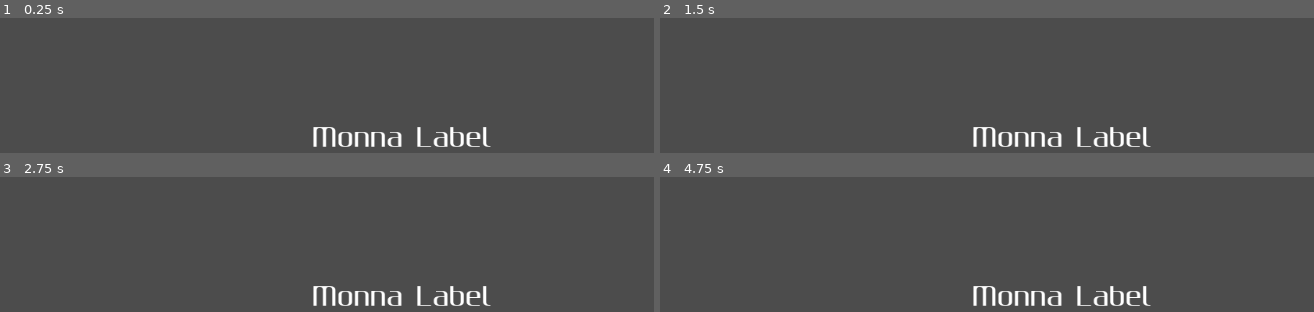
Above: before the commit, frames 1-4 (two rows, left to right).
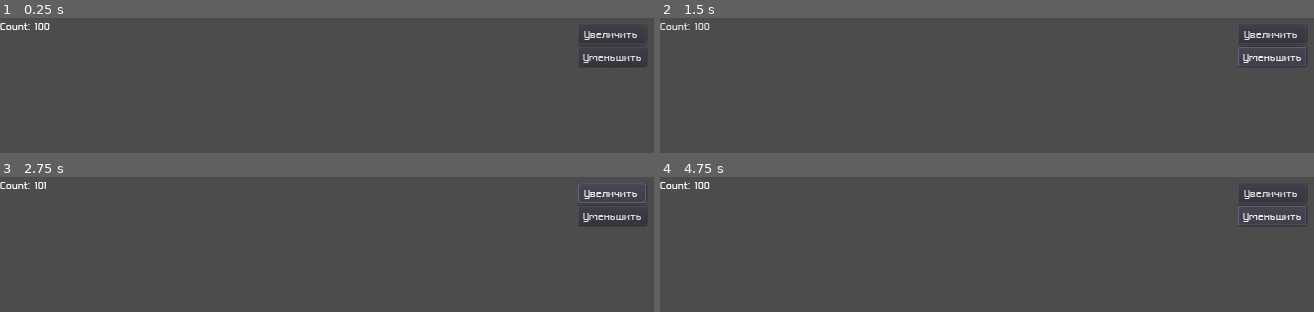
Above: after the commit, the same moments.

Repository: AldieNightStar/GDMonna
Game: Godot game, scene res://Scenes/Scene01.tscn
Same seed, same stepped clock (60 frames per second), same inputs: the game is played once before the commit and once after it. Before the commit the project starts from res://Scenes/DefScene.tscn.
Inputs (mouse positions are in pixels of both pictures, inside the frame that each line leads up to):
- Up to frame 1 (0.25 s): no input
- Up to frame 2 (1.5 s): click (1274, 34) at 0.5 s, where only the run after the commit has a clickable "Увеличить"; click (1274, 57) at 1.25 s, where only the run after the commit has a clickable "Уменьшить"
- Up to frame 3 (2.75 s): click (614, 193) at 2 s, where only the run after the commit has a clickable "Увеличить"
- Up to frame 4 (4.75 s): click (1274, 216) at 2.75 s, where only the run after the commit has a clickable "Уменьшить"; click (1274, 193) at 3.5 s, where only the run after the commit has a clickable "Увеличить"; click (1274, 216) at 4.25 s, where only the run after the commit has a clickable "Уменьшить"

The runs differ from the first frame. In frame 1, 2.4% of the frame differs, in the area x 0-99%, y 3-96%; in frame 2, 2.5%; in frame 3, 2.5%; in frame 4, 2.5%.

Commit message:
Scene improvement

Diff:
--- /dev/null
+++ b/Modes/DefScene.tscn
@@ -0,0 +1,77 @@
+[gd_scene load_steps=3 format=2]
+
+[ext_resource path="res://Objects/MLabel.tscn" type="PackedScene" id=1]
+
+[sub_resource type="GDScript" id=1]
+script/source = "extends Node2D
+
+onready var box = $container/box
+onready var label = $labelScroll/label
+var def_font_size = 12
+var def_font_name = \"Gputeks-Bold.ttf\"
+
+func print_text(text: String):
+	label.text += text + \"\\n\"
+
+func set_text(text: String):
+	label.set_font(def_font_name)
+	label.text = text
+
+func set_text_faded(text: String, speed: float = 2):
+	label.set_font(def_font_name)
+	label.set_text_faded(text, speed)
+
+func clear():
+	label.text = \"\"
+	var nodes = box.get_children()
+	for node in nodes:
+		node.queue_free()
+
+func set_font_size(fsize: int):
+	def_font_size = fsize
+	label.set_font_size(fsize)
+
+func set_font_name(fname: String):
+	def_font_name = fname
+	label.set_font(fname)
+
+func add_button(text, onclick_fn_name, onclick_object, onclick_params = []):
+	var button : Button = load(\"res://Objects/MButton.tscn\").instance()
+	button.text = text
+	button.set_font_size(def_font_size)
+	button.set_font(def_font_name)
+	button.set_onclick(onclick_fn_name, onclick_object, onclick_params)
+	box.add_child(button)
+"
+
+[node name="Scene" type="Node2D"]
+script = SubResource( 1 )
+
+[node name="container" type="ScrollContainer" parent="."]
+margin_left = 740.0
+margin_top = 8.0
+margin_right = 1017.0
+margin_bottom = 596.0
+follow_focus = true
+__meta__ = {
+"_edit_use_anchors_": false
+}
+
+[node name="box" type="VBoxContainer" parent="container"]
+alignment = 1
+
+[node name="labelScroll" type="ScrollContainer" parent="."]
+margin_right = 737.0
+margin_bottom = 581.0
+__meta__ = {
+"_edit_use_anchors_": false
+}
+
+[node name="label" parent="labelScroll" instance=ExtResource( 1 )]
+margin_right = 0.0
+margin_bottom = 26.0
+text = ""
+align = 1
+valign = 1
+autowrap = false
+font_size = 12
--- a/Objects/MLabel.tscn
+++ b/Objects/MLabel.tscn
@@ -25,6 +25,8 @@
 	self.get_font(\"font\").font_data = load(\"res://Fonts/\" + name)
 
 func set_text_faded(new_text: String, speed: float = 1):
+	if $fader.is_playing():
+		$fader.stop()
 	if speed < 0.1:
 		speed = 0.1
 	_faded_text = new_text
--- a/Scenes/DefScene.tscn
+++ /dev/null
@@ -1,49 +0,0 @@
-[gd_scene load_steps=3 format=2]
-
-[ext_resource path="res://Objects/MLabel.tscn" type="PackedScene" id=1]
-
-[sub_resource type="GDScript" id=1]
-script/source = "extends Node2D
-
-func print_text(text: String):
-	$label.text += text + \"\\n\"
-
-func set_text(text: String):
-	$label.text = text
-
-func set_text_faded(text: String, speed: float):
-	$label.set_text_faded(text, speed)
-
-func clear():
-	$label.text = \"\"
-	var nodes = $container.get_children()
-	for node in nodes:
-		node.queue_free()
-
-func add_button(text, onclick_fn_name, onclick_object, onclick_params = []):
-	var button : Button = load(\"res://Objects/MButton.tscn\").instance()
-	button.text = text
-	button.set_onclick(onclick_fn_name, onclick_object, onclick_params)
-	$container.add_child(button)
-"
-
-[node name="Scene" type="Node2D"]
-script = SubResource( 1 )
-
-[node name="container" type="VBoxContainer" parent="."]
-margin_left = 7.0
-margin_top = 271.0
-margin_right = 1023.0
-margin_bottom = 591.0
-__meta__ = {
-"_edit_use_anchors_": false
-}
-
-[node name="label" parent="." instance=ExtResource( 1 )]
-margin_left = 101.0
-margin_top = 43.0
-margin_right = 930.0
-margin_bottom = 259.0
-align = 1
-valign = 1
-font_size = 32
--- /dev/null
+++ b/Scenes/Scene01.tscn
@@ -0,0 +1,23 @@
+[gd_scene load_steps=3 format=2]
+
+[ext_resource path="res://Modes/DefScene.tscn" type="PackedScene" id=1]
+
+[sub_resource type="GDScript" id=1]
+script/source = "extends Node2D
+
+var counter = 100
+onready var sc = $Scene
+
+func _ready():
+	cnt_change(0)
+	sc.add_button(\"Увеличить\", \"cnt_change\", self, [1])
+	sc.add_button(\"Уменьшить\", \"cnt_change\", self, [-1])
+
+func cnt_change(delta):
+	counter += delta
+	sc.set_text_faded(\"Count: \" + str(counter), 5)"
+
+[node name="Node2D" type="Node2D"]
+script = SubResource( 1 )
+
+[node name="Scene" parent="." instance=ExtResource( 1 )]
--- a/project.godot
+++ b/project.godot
@@ -16,8 +16,14 @@
 [application]
 
 config/name="GDMonna"
-run/main_scene="res://Scenes/DefScene.tscn"
+run/main_scene="res://Scenes/Scene01.tscn"
 config/icon="res://icon.png"
+
+[display]
+
+mouse_cursor/custom_image="res://assets/cursors/defaultCursor.png"
+window/stretch/mode="2d"
+window/stretch/aspect="keep"
 
 [rendering]
 
